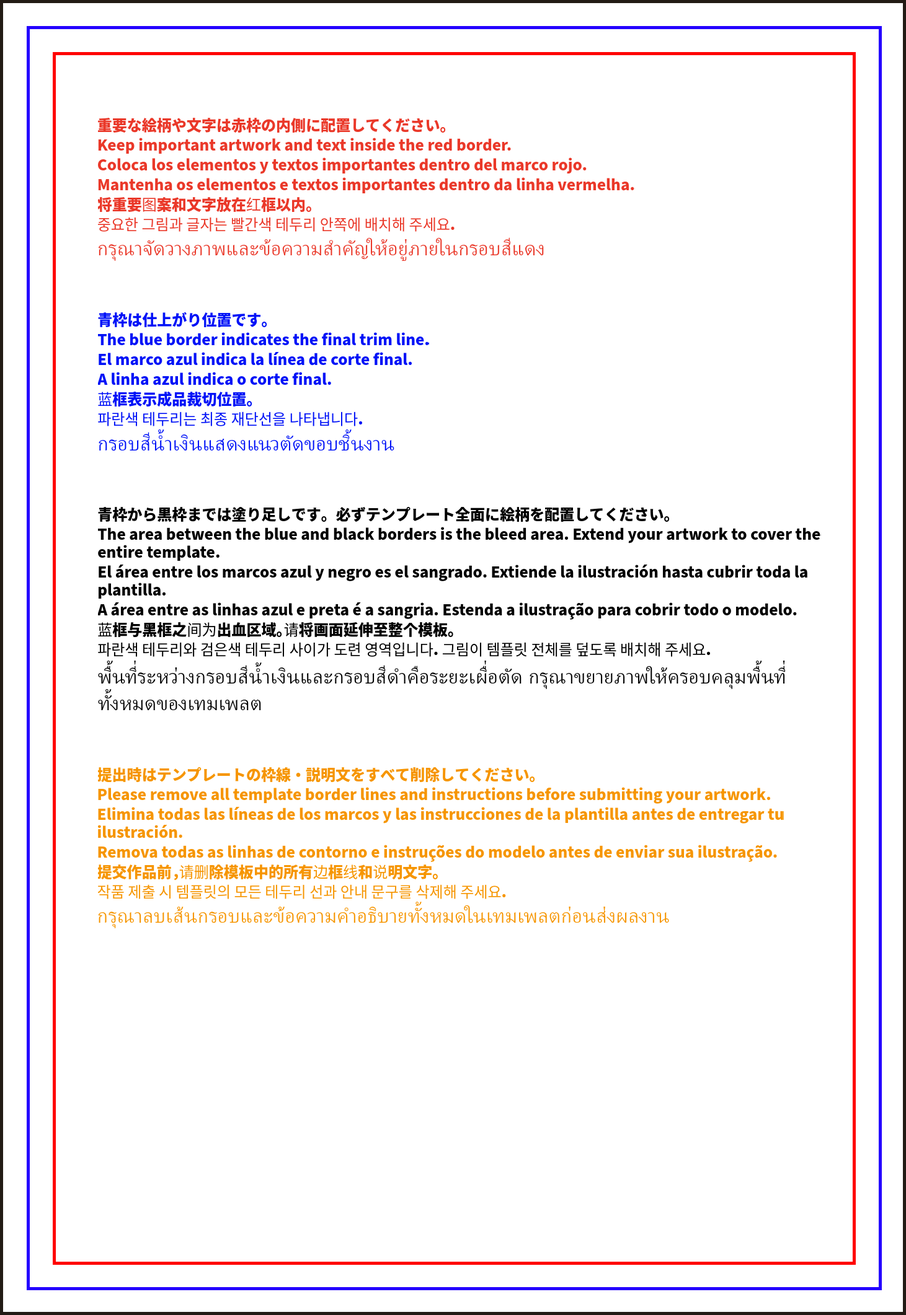
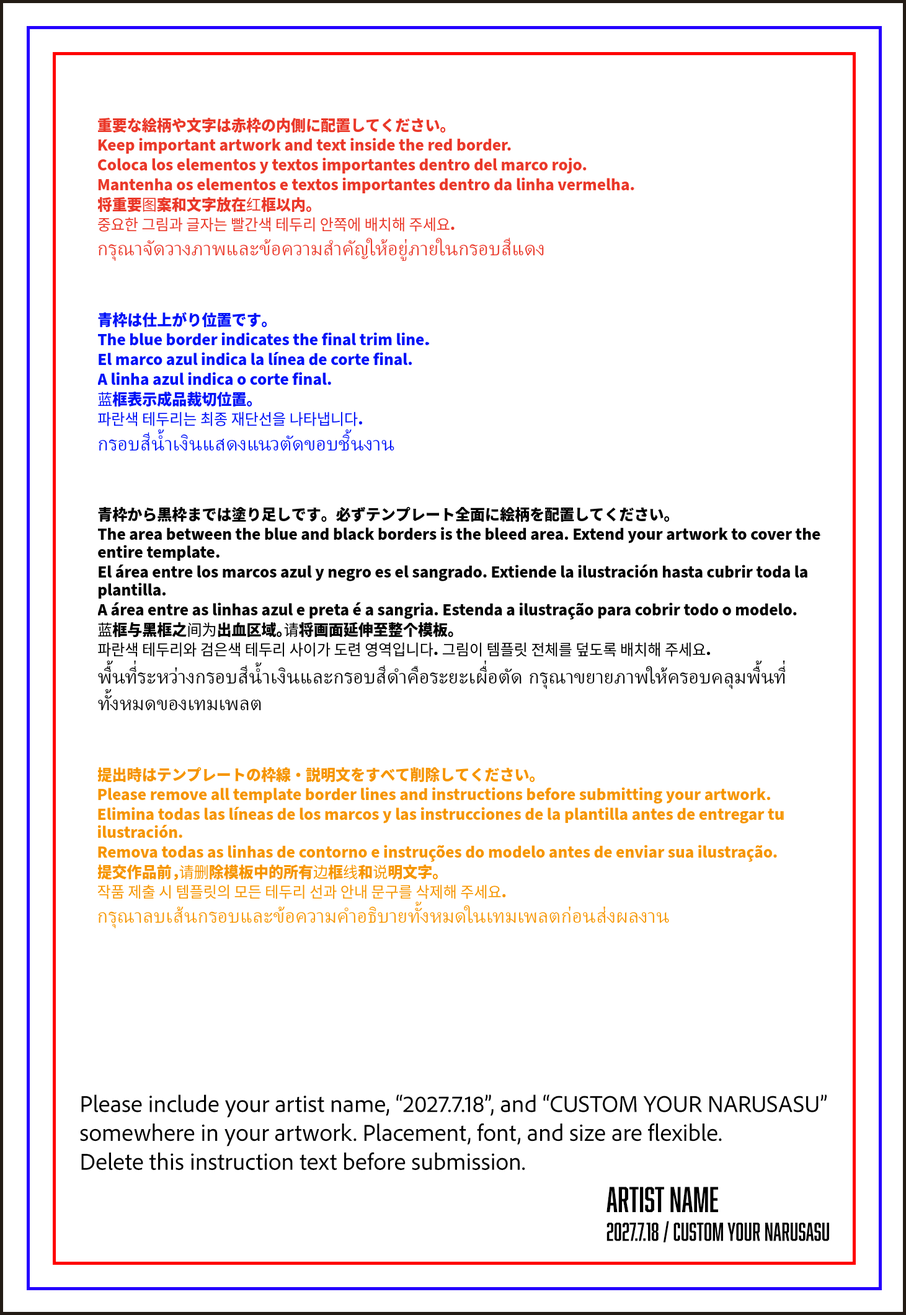
Layer changes from the first 906x1315 image to the second:
added layer "Credit — Edit Artist Name / Font & Position Freely" above "Guidelines — Delete Before Submission" over (606, 1187, 829, 1243)
renamed "Guidelines & Instructions — Delete Before Submission" to "Guidelines — Delete Before Submission", painted on it over (79, 1094, 829, 1243)
